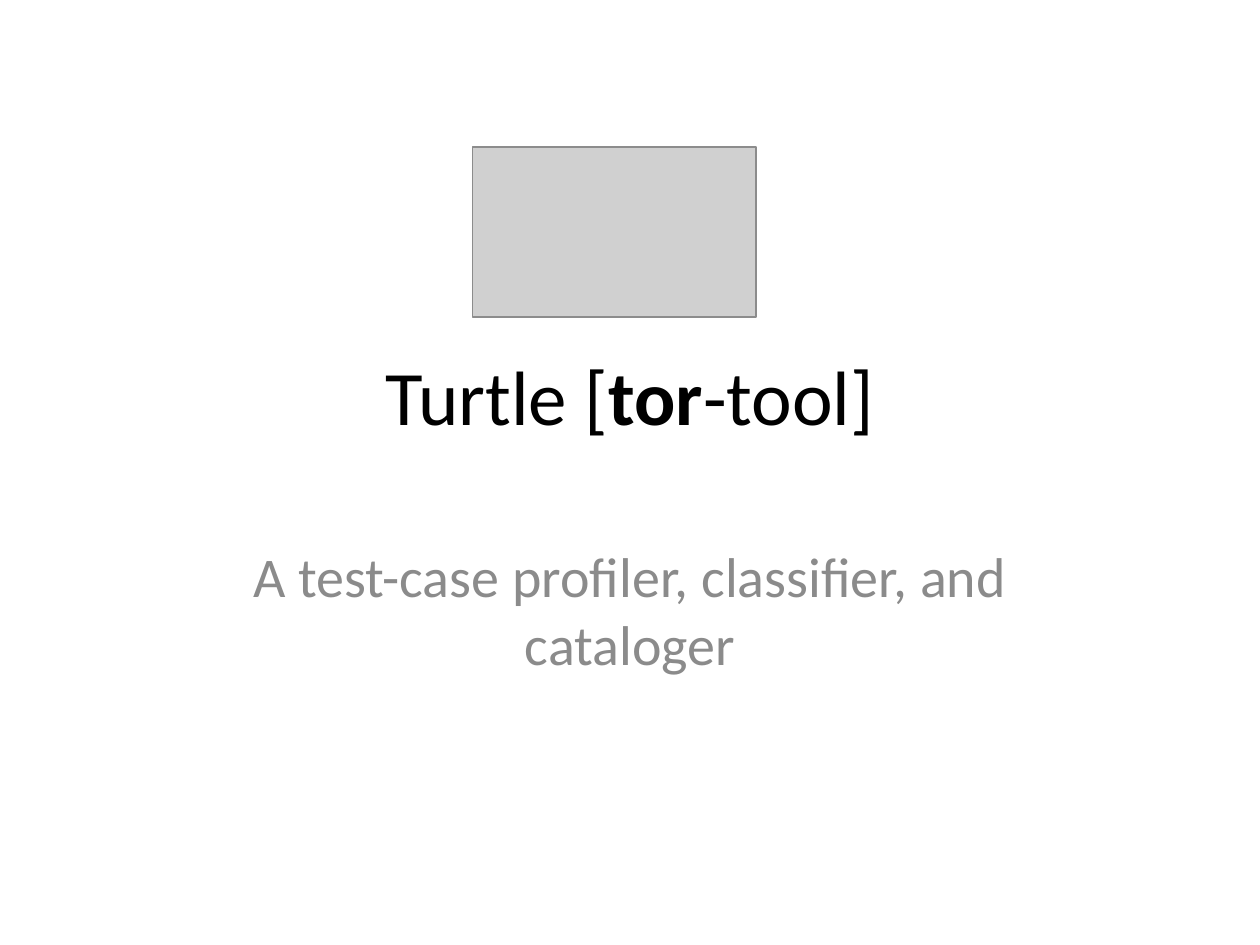
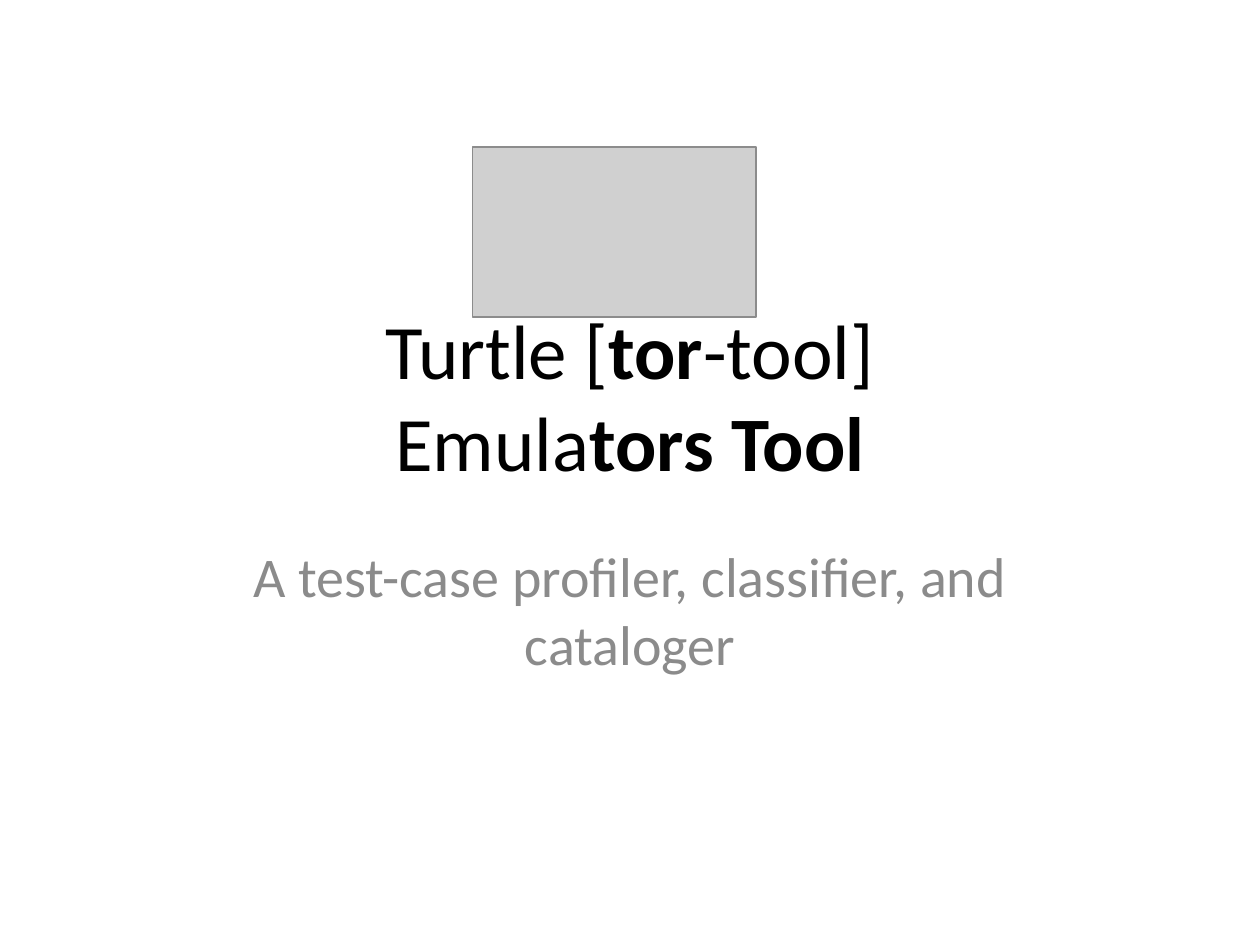
Before and after one commit to repolyo/turtle, a slide deck: slide 1 of docs/turtle.pptx. Drawn at 1260x945 pixels with LibreOffice and Linux fonts; fonts in the diff are those of the drawing; grey boxes stand for pictures. Boxes give left, top, right and bottom in pixels: in the first picture for what was removed or moved away, otherwise in the second. Text is boxed around its words. In the diff, an @@ line names an element or a change of style, - is before the commit and + after.

```diff
--- a/docs/turtle.pptx
+++ b/docs/turtle.pptx
@@ title at bbox=[385, 315, 874, 472]: text changed @@
-Turtle [tor-tool]
+Turtle [tor-tool]
+Emulators Tool
```
Also in this commit, not shown: 1 other file.
